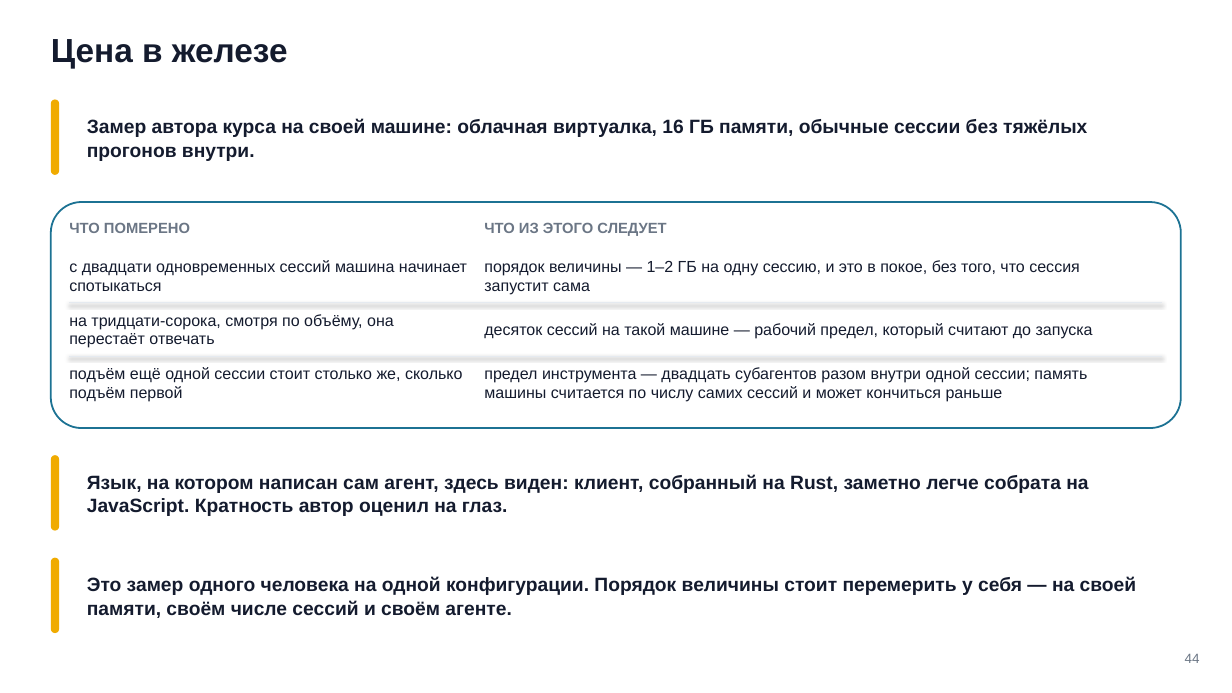
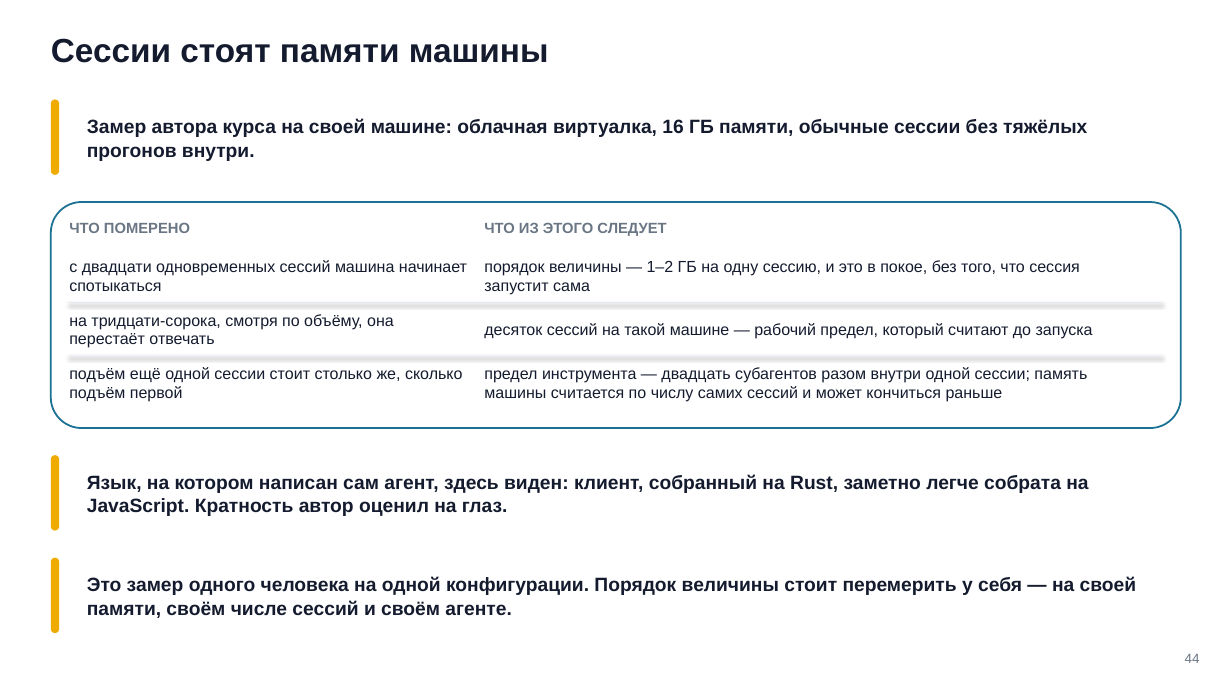
Before and after one commit to tellina-study/AI-usage-lessons, a slide deck: slide 44 of library/seminars/sem-06/rendered/sem-06.pptx. Drawn at 1232x693 pixels with LibreOffice and Linux fonts; fonts in the diff are those of the drawing. Boxes give left, top, right and bottom in pixels: in the first picture for what was removed or moved away, otherwise in the second. Text is boxed around its words. In the diff, an @@ line names an element or a change of style, - is before the commit and + after.

```diff
--- a/library/seminars/sem-06/rendered/sem-06.pptx
+++ b/library/seminars/sem-06/rendered/sem-06.pptx
@@ text at <box>51,38,549,63</box>: text changed @@
-Цена в железе
+Сессии стоят памяти машины
```
Also in this commit, not shown: 6 other slides changed, 15 other files.
